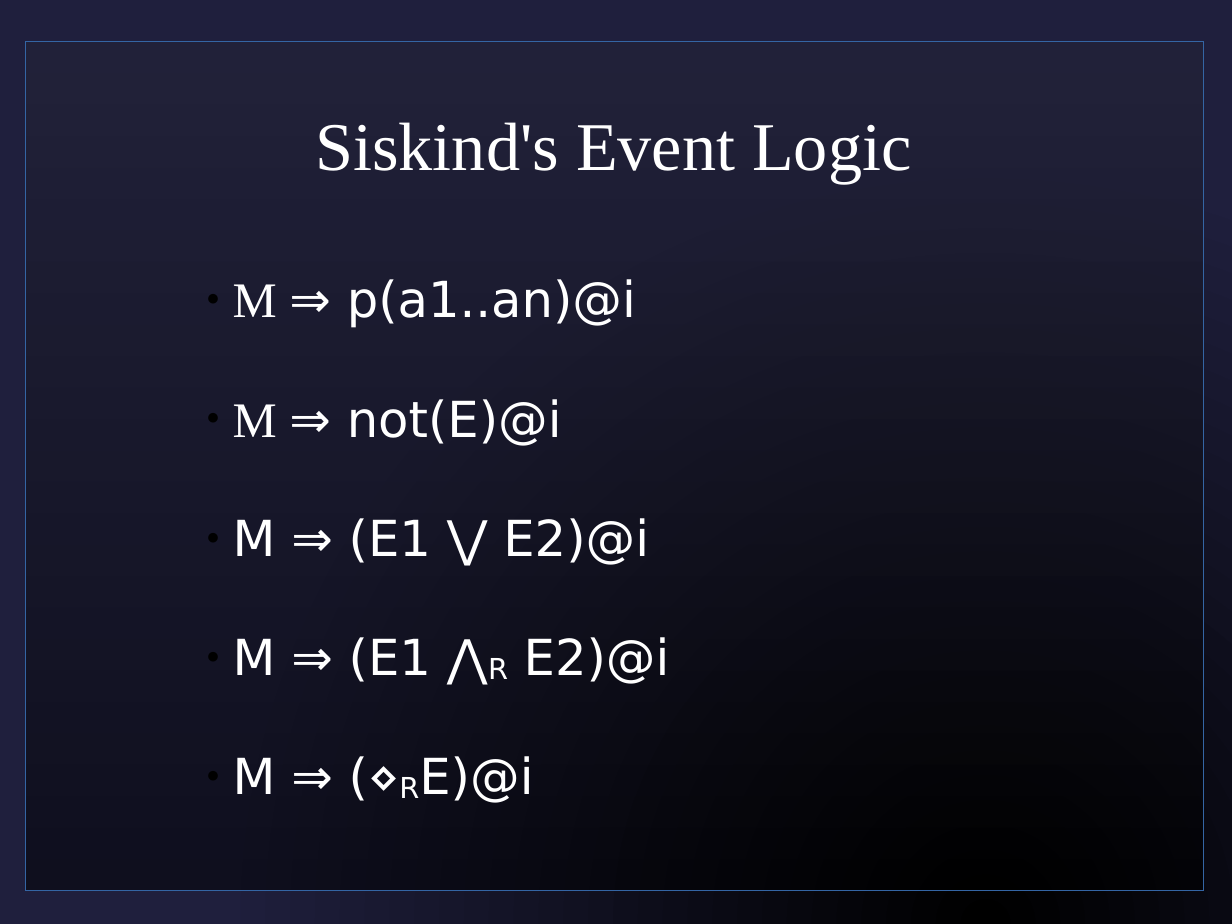
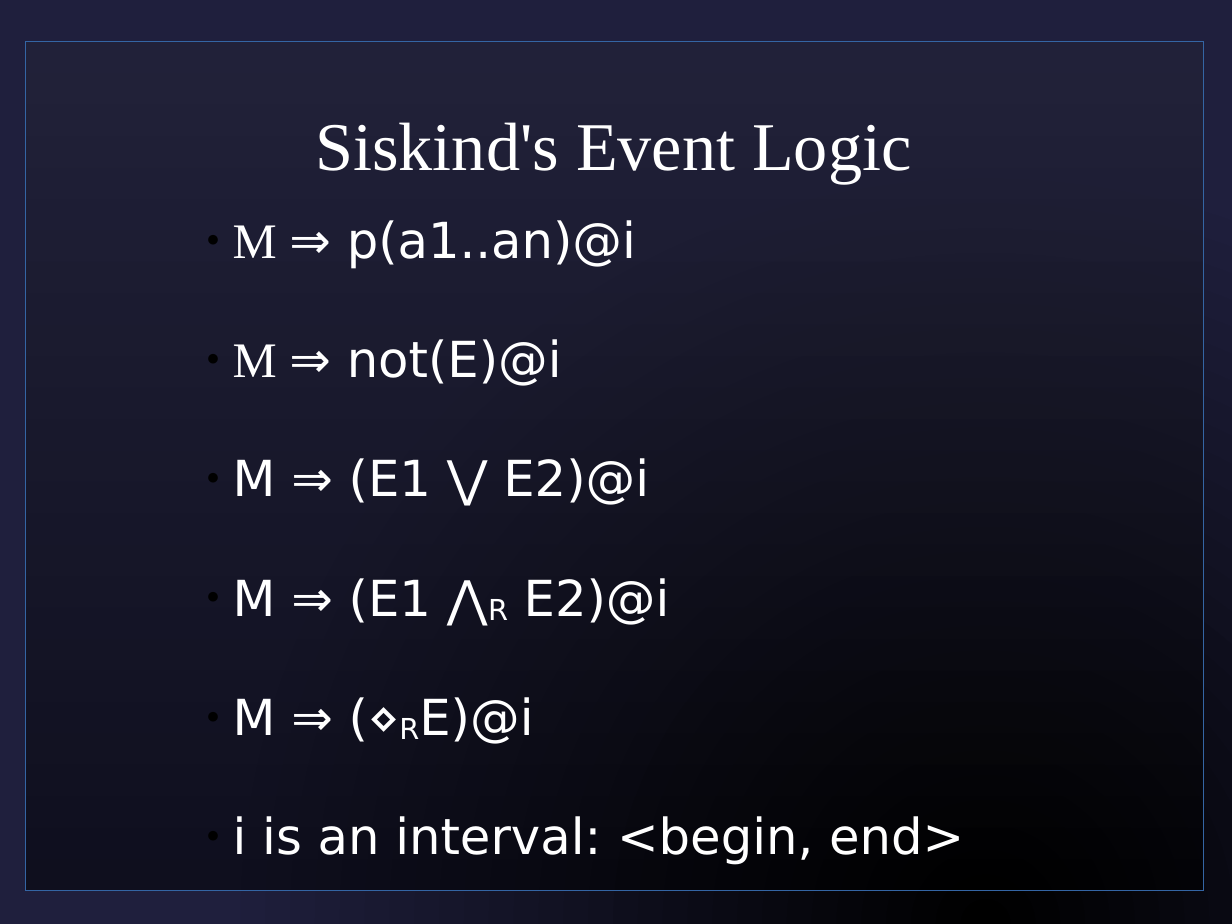
Before and after one commit to sjf/eventlogic, a slide deck: slide 16 of pres1.odp (slide 19 before the commit). Drawn at 1232x924 pixels with LibreOffice and Linux fonts; fonts in the diff are those of the drawing; background and template pictures are left out. Boxes give left, top, right and bottom in pixels: in the first picture for what was removed or moved away, otherwise in the second. Text is boxed around its words. In the diff, an @@ line names an element or a change of style, - is before the commit and + after.

```diff
--- a/pres1.odp
+++ b/pres1.odp
@@ subtitle "M ⇒ p(a1..an)@i" moved from (x1=233, y1=279, x2=670, y2=803) to (x1=233, y1=220, x2=964, y2=865) @@
@@ subtitle at (x1=233, y1=816, x2=964, y2=865): paragraph added @@
+  ● i is an interval: <begin, end>
```
Also in this commit, not shown: 11 other slides changed, 6 slides removed.
